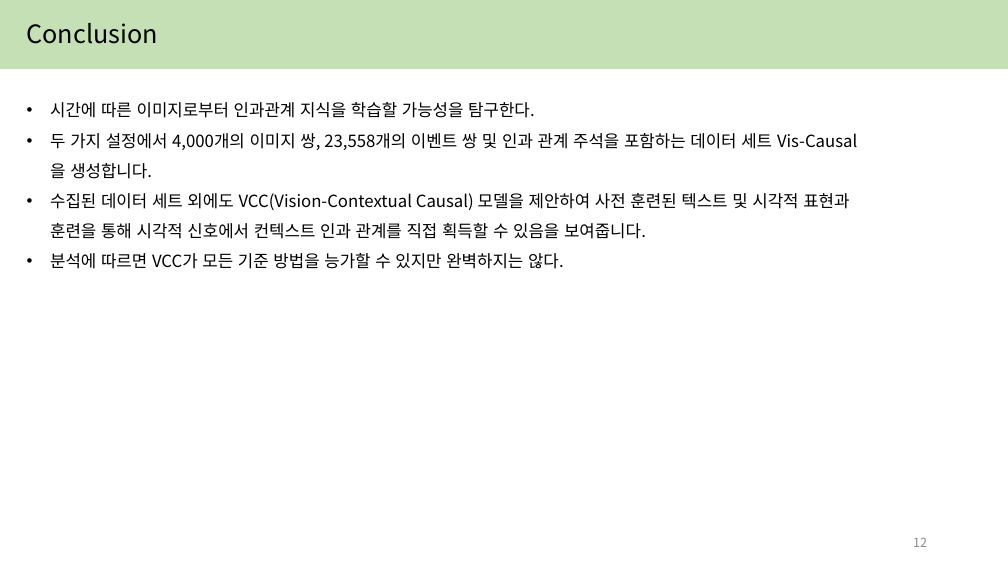
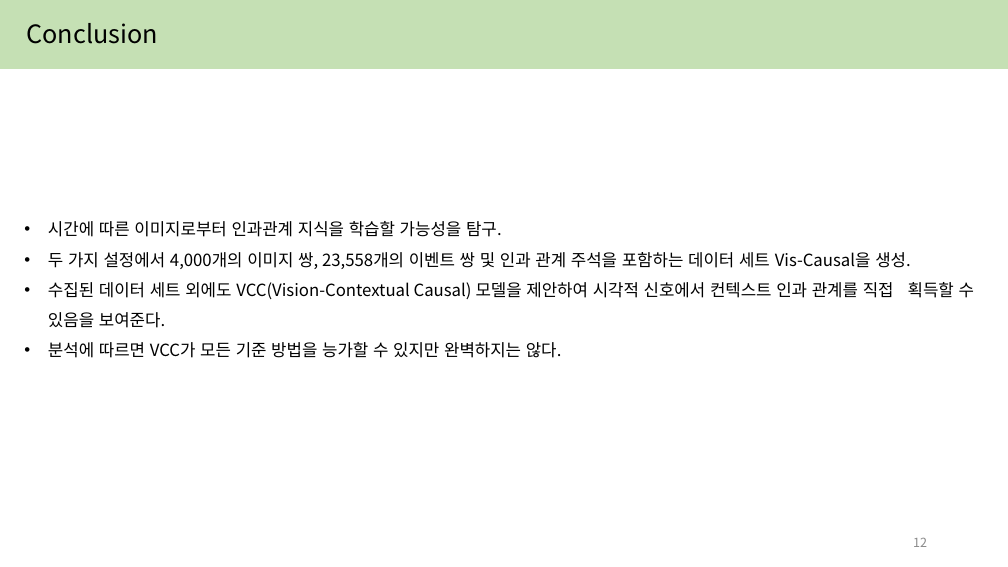
Before and after one commit to yejin087/study_image_caption, a slide deck: slide 12 of 3주차.pptx. Drawn at 1008x567 pixels with LibreOffice and Linux fonts; fonts in the diff are those of the drawing. Boxes give left, top, right and bottom in pixels: in the first picture for what was removed or moved away, otherwise in the second. Text is boxed around its words. In the diff, an @@ line names an element or a change of style, - is before the commit and + after.

Commit message:
3주차 회의
ppt, 데이터 자료 완료

```diff
--- a/3주차.pptx
+++ b/3주차.pptx
@@ text "시간에 따른 이미지로부터 인과관계 지식을 ...": place and size @@
-text "시간에 따른 이미지로부터 인과관계 지식을 ..." at (50,102,857,269)
+text "시간에 따른 이미지로부터 인과관계 지식을 ..." at (48,221,974,358)
@@ text at (48,221,974,328): text changed @@
-• 시간에 따른 이미지로부터 인과관계 지식을 학습할 가능성을 탐구한다.
-• 두 가지 설정에서 4,000개의 이미지 쌍, 23,558개의 이벤트 쌍 및 인과 관계 주석을 포함하는 데이터 세트 Vis-Causal을 생성합니다.
-• 수집된 데이터 세트 외에도 VCC(Vision-Contextual Causal) 모델을 제안하여 사전 훈련된 텍스트 및 시각적 표현과 훈련을 통해 시각적 신호에서 컨텍스트 인과 관계를 직접 획득할 수 있음을 보여줍니다.
+• 시간에 따른 이미지로부터 인과관계 지식을 학습할 가능성을 탐구.
+• 두 가지 설정에서 4,000개의 이미지 쌍, 23,558개의 이벤트 쌍 및 인과 관계 주석을 포함하는 데이터 세트 Vis-Causal을 생성.
+• 수집된 데이터 세트 외에도 VCC(Vision-Contextual Causal) 모델을 제안하여 시각적 신호에서 컨텍스트 인과 관계를 직접 획득할 수 있음을 보여준다.
```
Also in this commit, not shown: 7 other slides changed, 4 other files.
